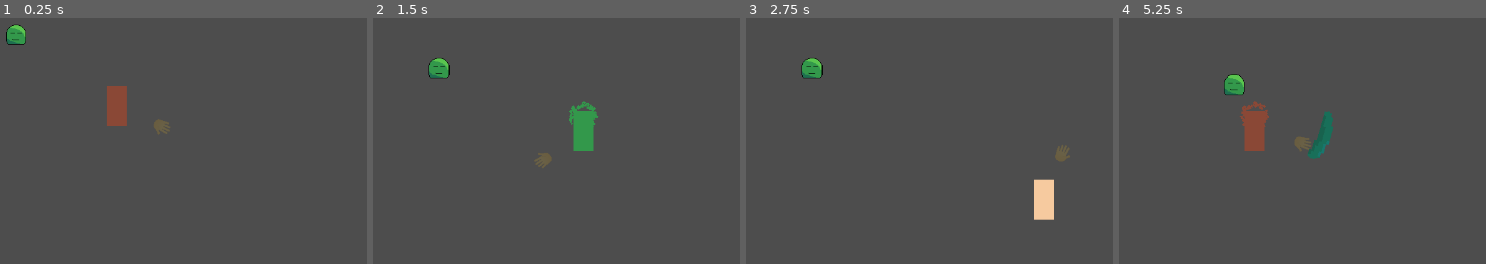
Above: before the commit, frames 1-4 (left to right).
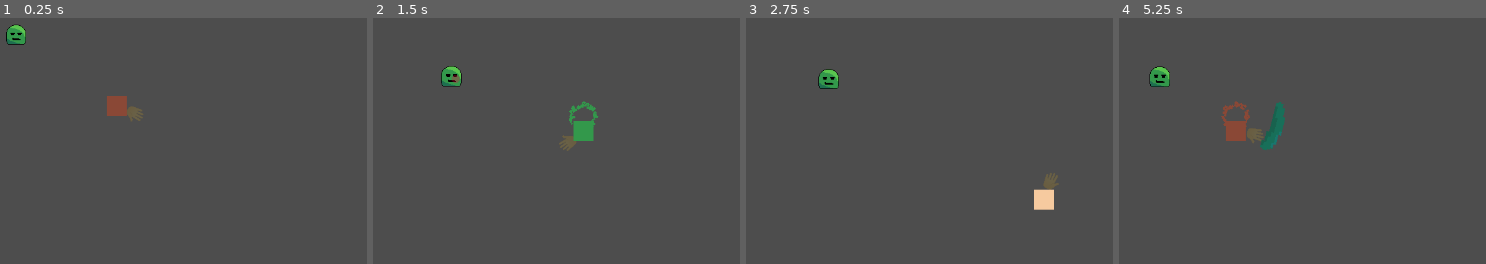
Above: after the commit, the same moments.

Repository: kaminaryu/kroniic-time
Game: Godot game, scene res://src/autoloads/main.tscn
Same seed, same stepped clock (60 frames per second), same inputs: the game is played once before the commit and once after it.
Inputs (mouse positions are in pixels of both pictures, inside the frame that each line leads up to):
- Up to frame 1 (0.25 s): no input
- Up to frame 2 (1.5 s): tap Enter at 0.5 s; move the mouse to (outside the picture) at 0.52 s; hold D (move_right) 0.53-1.28 s; tap 1 (change_squad_1) at 0.6 s; click (outside the picture) at 0.67 s; tap 2 (change_squad_2) at 0.8, 1.35 s; move the mouse to (479, 202) at 1.27 s; hold S (move_down) from 1.28 s (still down)
- Up to frame 3 (2.75 s): tap 3 (change_squad_3) at 1.55, 2.1 s; move the mouse to (1094, 79) at 2.02 s; release S (move_down) at 2.03 s; hold D (move_right) from 2.03 s (still down); tap 4 (change_squad_4) at 2.3 s
- Up to frame 4 (5.25 s): move the mouse to (outside the picture) at 2.77 s; release D (move_right) at 2.78 s; hold W (move_up) 2.78-3.53 s; tap 4 (change_squad_4) at 2.85 s; click (outside the picture) at 2.92 s; tap 1 (change_squad_1) at 3.05, 3.6 s; move the mouse to (outside the picture) at 3.52 s; hold A (move_left) 3.53-5.03 s; tap 2 (change_squad_2) at 3.8, 4.35 s; move the mouse to (1148, 111) at 4.27 s; tap 3 (change_squad_3) at 4.55, 5.1 s; move the mouse to (1427, 177) at 5.02 s; hold S (move_down) from 5.03 s (still down); click (1427, 177) at 5.17 s

The runs differ from the first frame. In frame 1, 0.8% of the frame differs, in the area x 2-47%, y 6-48%; in frame 2, 1.4%; in frame 3, 1.5%; in frame 4, 3.8%, in the area x 8-59%, y 19-58%.

Commit message:
Hit indicator and Smooth knockback
for both slimes and player

Diff:
--- a/project.godot
+++ b/project.godot
@@ -24,6 +24,10 @@
 window/size/viewport_width=1280
 window/size/viewport_height=720
 window/stretch/mode="viewport"
+
+[editor_plugins]
+
+enabled=PackedStringArray("res://addons/godot-vim/plugin.cfg", "res://addons/indent_guidelines/plugin.cfg")
 
 [global_group]
 
--- a/src/autoloads/main.tscn
+++ b/src/autoloads/main.tscn
@@ -7,6 +7,7 @@
 
 [node name="Player" parent="." instance=ExtResource("1_3eyiu")]
 position = Vector2(398, 243)
+speed = 200
 
 [node name="Slimes" parent="." instance=ExtResource("2_vab7u")]
 position = Vector2(237, 129)
--- a/src/autoloads/squad_handler.gd
+++ b/src/autoloads/squad_handler.gd
@@ -27,7 +27,7 @@
 
 
 func change_squad_member(member: String) -> void :
-    var player_node := get_tree().root.get_node("Main/Player")
+    var member_controller := get_tree().root.get_node("Main/Player/MemberController")
 
     if member_node :
         member_node.queue_free()
@@ -36,7 +36,7 @@
     member_node = squad_scenes[selected_member].instantiate()
 
     # if not run by main / testing others
-    if player_node == null :
+    if member_controller == null :
         return
 
-    player_node.add_child(member_node)
+    member_controller.add_child(member_node)
--- a/src/enemies/slimes.gd
+++ b/src/enemies/slimes.gd
@@ -2,11 +2,15 @@
 
 @onready var JUMP_RANGE_MIN: int = $AttackRange/CollisionShape2D.shape.radius / 4
 @onready var JUMP_RANGE_MAX: int = $AttackRange/CollisionShape2D.shape.radius / 2
-const JUMP_DELAY: float = 0.5
-const KNOCKBACK: float = 32
 
 @export var on_air: bool = false
 @export var health: int = 3
+const KNOCKBACK_STRENGTH: float = 64
+const JUMP_DELAY: float = 0.5
+var knockback_lerp := 0.2
+
+var is_hit := false
+var knockback_pos: Vector2
 
 var player_node: Node = null
 var is_jumping: bool = false
@@ -32,29 +36,41 @@
     $Target.visible = is_jumping
     $Target.global_position = target_position
 
+    if (is_hit) :
+        knocking_back()
 
 
-#region JUMPING
+
+#region JUMPING MECHANICS
+# get the jump angle and jump length
 func start_jump() -> void :
     var target_direction: Vector2
     var target_distance: int
+
+    # randomized jump distance
 
     # check if a player is in range
     if (player_node) :
         var player_angle := atan2(player_node.global_position.y - global_position.y, player_node.global_position.x - global_position.x)
         target_direction = Vector2.RIGHT.rotated(player_angle)
+        # if the player is closer than target distance, use the player as the target but a little offset from the mid
+        target_distance = min(global_position.distance_to(player_node.position) * 0.9, JUMP_RANGE_MAX)
 
     else :
-        # get a random vector in a range
+        # get a random vector direction in a range
         target_direction = Vector2.RIGHT.rotated(randf_range(0, TAU))
+        target_distance = randf_range(JUMP_RANGE_MIN, JUMP_RANGE_MAX)
 
-    target_distance = randf_range(JUMP_RANGE_MIN, JUMP_RANGE_MAX)
+    # scale the target pos
+    target_position = global_position + target_direction * target_distance
 
-    target_position = global_position + target_direction * target_distance
+    # to disable the hitbox whilst on air
+    $Hitbox.disabled = true
 
     is_jumping = true
     on_air = true
 
+    # for calculating the jump "height"
     start_end_mid_point = Vector2( (position.x + target_position.x) / 2, (position.y + target_position.y) / 2 )
     start_distance_to_mid_point = global_position.distance_to(start_end_mid_point)
 
@@ -64,6 +80,8 @@
     is_jumping = false
     on_air = false
 
+    $Hitbox.disabled = false
+
     $Timer.wait_time = randf_range(JUMP_DELAY, JUMP_DELAY + 1.5)
     $Timer.start()
 
@@ -71,10 +89,7 @@
 func jump() -> void :
     global_position = global_position.lerp(target_position, 0.05)
 
-    ## height
-    #var s = 1 - (start_distance_to_mid_point / position.distance_to(start_end_mid_point)) * 0.01
-    #scale = Vector2(s, s)
-
+    ## calculate the "height"
     var current_dist = global_position.distance_to(start_end_mid_point)
 
     # This maps distance from [Full Distance -> 0] to scale [1.0 -> 1.5]
@@ -87,8 +102,13 @@
         stop_jump()
 #endregion
 
-#region HIT
+#region ON GETTING HIT
 func hit(hitter_node: Node) -> void :
+    # iframes
+    if (is_hit) :
+        return
+
+    is_hit = true
     health -= 1
 
     if (health < 1) :
@@ -97,11 +117,18 @@
         return
 
     var opposite_direction := atan2(global_position.y - hitter_node.position.y, global_position.x - hitter_node.position.x)
-    var strength := KNOCKBACK + randf_range(-8, 8)
+    var variable_knockback := KNOCKBACK_STRENGTH + randf_range(-8, 8)
+    knockback_pos = position + variable_knockback * Vector2.RIGHT.rotated(opposite_direction)
 
-    global_position += strength * Vector2.RIGHT.rotated(opposite_direction)
+    $AnimationPlayer.play("flashes")
     $Timer.start() # resets the timer
 
+# knock back animation
+func knocking_back() :
+    position = position.lerp(knockback_pos, knockback_lerp)
+
+    #if (position.distance_to(knockback_pos) < 4) :
+        #is_hit = false
 #endregion
 
 #region SIGNALS
@@ -123,5 +150,7 @@
 func _on_animation_player_animation_finished(anim_name: StringName) -> void:
     if (anim_name == "death") :
         queue_free()
+    if (anim_name == "flashes") :
+        is_hit = false
 
 #endregion
--- a/src/enemies/slimes.tscn
+++ b/src/enemies/slimes.tscn
@@ -65,10 +65,26 @@
 "values": [Color(1, 1, 1, 1), Color(1, 0, 0.0166664, 1)]
 }
 
+[sub_resource type="Animation" id="Animation_5mtwo"]
+resource_name = "flashes"
+tracks/0/type = "value"
+tracks/0/imported = false
+tracks/0/enabled = true
+tracks/0/path = NodePath(".:modulate")
+tracks/0/interp = 1
+tracks/0/loop_wrap = true
+tracks/0/keys = {
+"times": PackedFloat32Array(0, 0.25, 0.5, 0.75, 1),
+"transitions": PackedFloat32Array(1, 1, 1, 1, 1),
+"update": 0,
+"values": [Color(1, 1, 1, 1), Color(1, 1, 1, 0), Color(1, 1, 1, 1), Color(1, 1, 1, 0), Color(1, 1, 1, 1)]
+}
+
 [sub_resource type="AnimationLibrary" id="AnimationLibrary_5mtwo"]
 _data = {
 &"RESET": SubResource("Animation_i7y8y"),
-&"death": SubResource("Animation_hlhrs")
+&"death": SubResource("Animation_hlhrs"),
+&"flashes": SubResource("Animation_5mtwo")
 }
 
 [node name="Slimes" type="CharacterBody2D"]
@@ -86,7 +102,8 @@
 shape = SubResource("CircleShape2D_hlhrs")
 
 [node name="Target" type="Sprite2D" parent="."]
-z_index = -1
+modulate = Color(1, 1, 1, 0.282353)
+z_index = 3
 texture = ExtResource("3_hlhrs")
 
 [node name="AnimationPlayer" type="AnimationPlayer" parent="."]
--- a/src/player/player.gd
+++ b/src/player/player.gd
@@ -1,11 +1,18 @@
 extends CharacterBody2D
 
-@export var speed = 200
+@export var speed := 200
+const knockback_strength := 64
+var knockback_lerp := 0.2
+
+var is_hit := false
+var knockback_pos: Vector2
+var iframe := false
+
 
 var slime_scene = preload("res://src/enemies/slimes.tscn")
 
 func _process(delta: float) -> void :
-    const RADIUS = 64 + 16
+    const RADIUS = 16 + 16
 
     var hand_node := $Hand
     var mouse_pos := get_global_mouse_position()
@@ -16,9 +23,15 @@
     hand_node.rotation = rot_pointing_mouse
     hand_node.position = Vector2(RADIUS, 0).rotated(rot_pointing_mouse)
 
+    if (is_hit) :
+        knocking_back()
+
 
 
 func _physics_process(delta: float) -> void:
+    # disable control when hit
+    if (is_hit) :
+        return
     var move_dir = Vector2.ZERO
 
     if Input.is_action_pressed("move_up") :
@@ -50,10 +63,48 @@
         $SpawnEffect.color = Color("f6ca9f")
         $SpawnEffect.emitting = true
 
-
+#region DEBUG
 func _input(event: InputEvent) -> void :
     if (event is InputEventMouseButton) :
         if (event.pressed and event.button_index == MOUSE_BUTTON_MIDDLE) :
             var slime = slime_scene.instantiate()
             slime.position = Vector2(676, 67)
             get_tree().root.add_child(slime)
+#endregion
+
+#region DAMAGE
+func damage_player(hostile_entity: Node) -> void :
+    # iframes
+    if (is_hit) :
+        return
+
+    # knockback
+    is_hit = true
+    iframe = true
+
+    var opposite_direction := atan2(position.y - hostile_entity.position.y, position.x - hostile_entity.position.x)
+    knockback_pos = position + Vector2.RIGHT.rotated(opposite_direction) * knockback_strength
+
+    $MemberController/AnimationPlayer.play("flashes")
+
+
+func knocking_back() :
+    position = position.lerp(knockback_pos, knockback_lerp)
+
+    if (position.distance_to(knockback_pos) < 4) :
+        is_hit = false
+
+#endregion
+
+
+#region SIGNAL
+func _on_hitbox_body_entered(body: Node2D) -> void:
+    if (body.is_in_group("Slimes")) :
+        damage_player(body)
+
+
+func _on_animation_player_animation_finished(anim_name: StringName) -> void:
+    if (anim_name == "flashes") :
+        iframe = false
+
+#endregion
--- a/src/player/player.tscn
+++ b/src/player/player.tscn
@@ -1,22 +1,52 @@
-[gd_scene load_steps=6 format=3 uid="uid://brhygsm2kf264"]
+[gd_scene load_steps=8 format=3 uid="uid://brhygsm2kf264"]
 
 [ext_resource type="Script" uid="uid://cbmr3xp11mttl" path="res://src/player/player.gd" id="1_rxibo"]
-[ext_resource type="Texture2D" uid="uid://bg2w4hry25vir" path="res://assets/holo_council/mumei.png" id="2_mf2ua"]
 [ext_resource type="Texture2D" uid="uid://bsyo8u48khuib" path="res://assets/temporary/hand.png" id="3_244u8"]
 [ext_resource type="PackedScene" uid="uid://k1urft1ts702" path="res://src/weapons/sword.tscn" id="4_5f2sf"]
 
 [sub_resource type="RectangleShape2D" id="RectangleShape2D_244u8"]
-size = Vector2(32, 64)
+size = Vector2(32, 32)
+
+[sub_resource type="Animation" id="Animation_244u8"]
+resource_name = "flashes"
+tracks/0/type = "value"
+tracks/0/imported = false
+tracks/0/enabled = true
+tracks/0/path = NodePath(".:modulate")
+tracks/0/interp = 1
+tracks/0/loop_wrap = true
+tracks/0/keys = {
+"times": PackedFloat32Array(0, 0.25, 0.5, 0.75, 1),
+"transitions": PackedFloat32Array(1, 1, 1, 1, 1),
+"update": 0,
+"values": [Color(1, 1, 1, 1), Color(1, 1, 1, 0), Color(1, 1, 1, 1), Color(1, 1, 1, 0), Color(1, 1, 1, 1)]
+}
+
+[sub_resource type="Animation" id="Animation_5f2sf"]
+length = 0.001
+tracks/0/type = "value"
+tracks/0/imported = false
+tracks/0/enabled = true
+tracks/0/path = NodePath(".:modulate")
+tracks/0/interp = 1
+tracks/0/loop_wrap = true
+tracks/0/keys = {
+"times": PackedFloat32Array(0),
+"transitions": PackedFloat32Array(1),
+"update": 0,
+"values": [Color(1, 1, 1, 1)]
+}
+
+[sub_resource type="AnimationLibrary" id="AnimationLibrary_jiejy"]
+_data = {
+&"RESET": SubResource("Animation_5f2sf"),
+&"flashes": SubResource("Animation_244u8")
+}
 
 [node name="Player" type="CharacterBody2D"]
 script = ExtResource("1_rxibo")
 
-[node name="Sprite2D" type="Sprite2D" parent="."]
-visible = false
-texture = ExtResource("2_mf2ua")
-
 [node name="CollisionShape2D" type="CollisionShape2D" parent="."]
-visible = false
 shape = SubResource("RectangleShape2D_244u8")
 
 [node name="SpawnEffect" type="CPUParticles2D" parent="."]
@@ -43,3 +73,18 @@
 texture = ExtResource("3_244u8")
 
 [node name="Sword" parent="Hand" instance=ExtResource("4_5f2sf")]
+
+[node name="Hitbox" type="Area2D" parent="."]
+
+[node name="CollisionShape2D" type="CollisionShape2D" parent="Hitbox"]
+shape = SubResource("RectangleShape2D_244u8")
+
+[node name="MemberController" type="Node2D" parent="."]
+
+[node name="AnimationPlayer" type="AnimationPlayer" parent="MemberController"]
+libraries = {
+&"": SubResource("AnimationLibrary_jiejy")
+}
+
+[connection signal="body_entered" from="Hitbox" to="." method="_on_hitbox_body_entered"]
+[connection signal="animation_finished" from="MemberController/AnimationPlayer" to="." method="_on_animation_player_animation_finished"]
Binary file added: assets/effects/white_flash.png
Not shown, added: assets/effects/white_flash.png.import
Binary file changed: assets/enemies/slime.png
Binary file changed: assets/holo_council/baelz.png
Binary file changed: assets/holo_council/fauna.png
Binary file changed: assets/holo_council/mumei.png
Binary file changed: assets/holo_council/sana.png
Not shown: 1 places in src/enemies/slimes.tscn that only renumber resources
Not shown, changed: .gitignore
